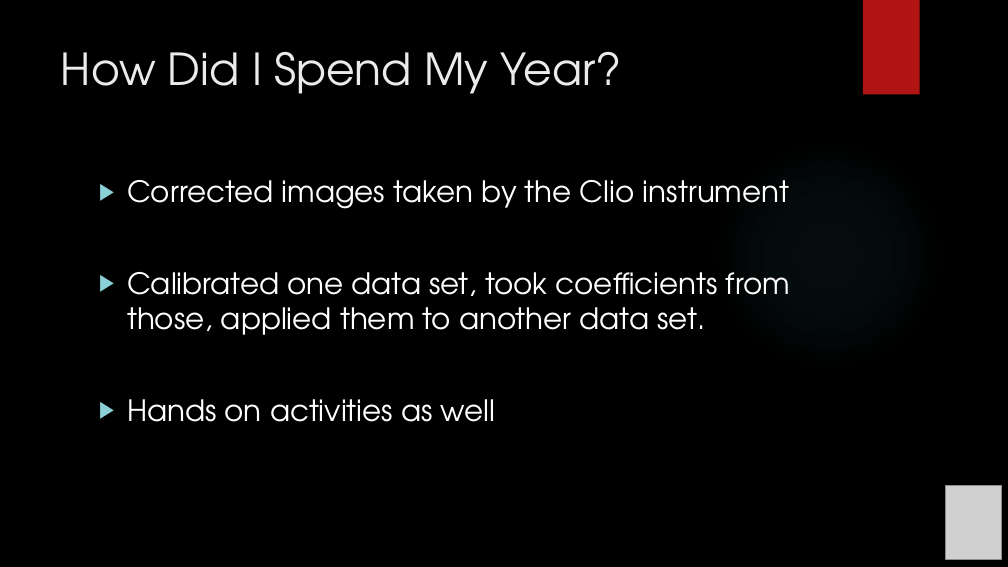
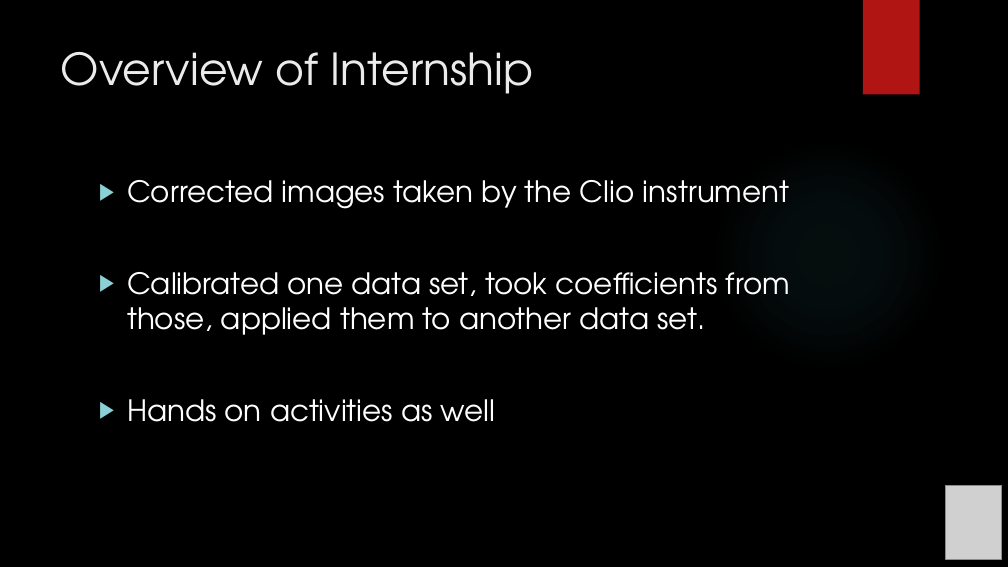
Before and after one commit to exoworlds/clio2016-2017, a slide deck: slide 4 of notes/symposium_presentation.pptx. Drawn at 1008x567 pixels with LibreOffice and Linux fonts; fonts in the diff are those of the drawing; grey boxes stand for pictures; background and template pictures are left out. Boxes give left, top, right and bottom in pixels: in the first picture for what was removed or moved away, otherwise in the second. Text is boxed around its words. In the diff, an @@ line names an element or a change of style, - is before the commit and + after.

```diff
--- a/notes/symposium_presentation.pptx
+++ b/notes/symposium_presentation.pptx
@@ title at [61, 52, 533, 94]: text changed @@
-How Did I Spend My Year?
+Overview of Internship
```
Also in this commit, not shown: 5 other slides changed, 1 other file.
